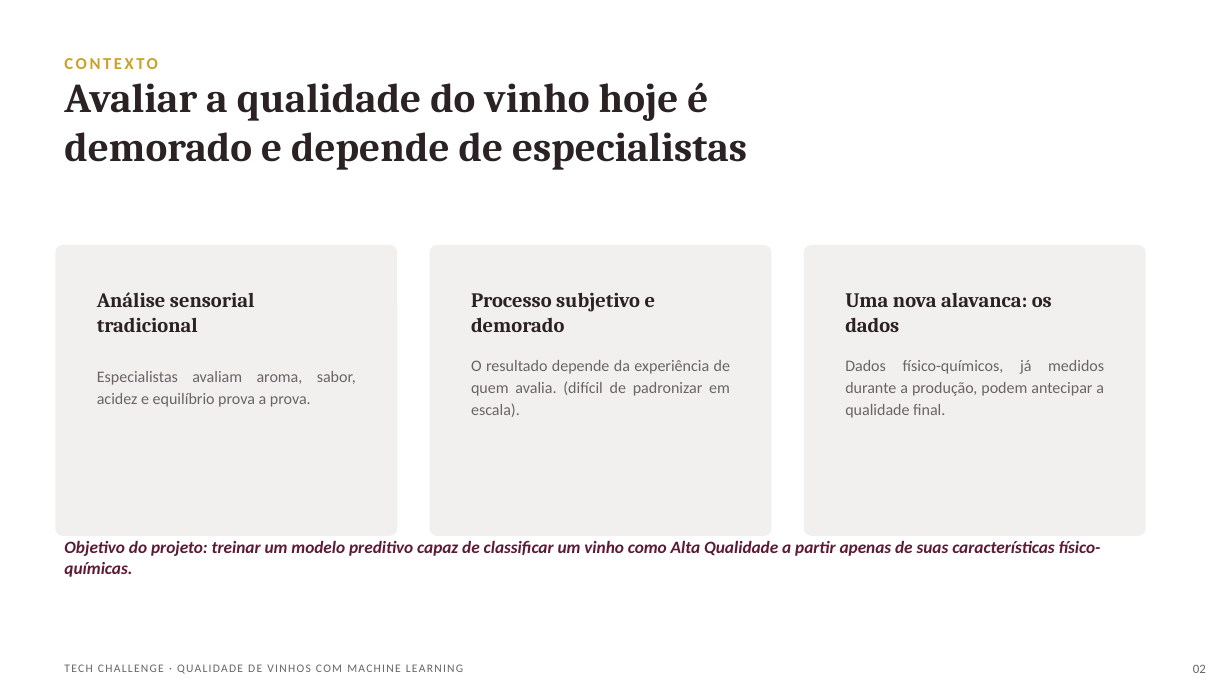
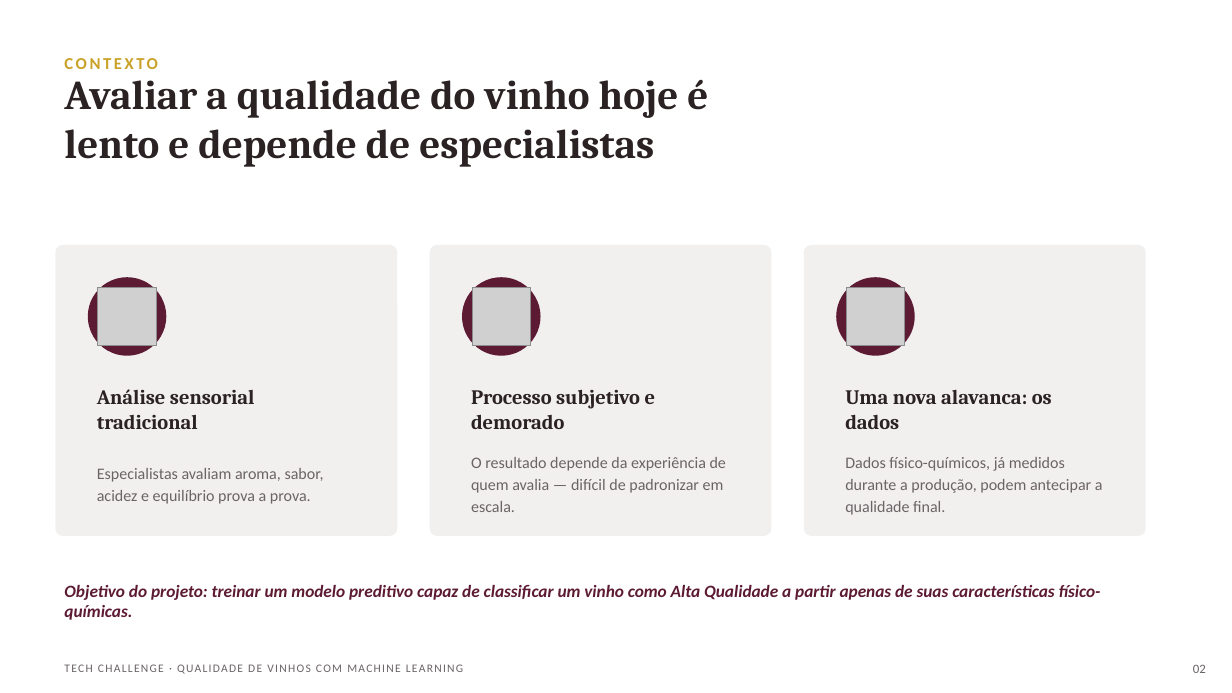
Before and after one commit to lguilherme09/Tech-Challenge-2-FIAP, a slide deck: slide 2 of PPT_Case2_Tech_Challenge.pptx. Drawn at 1232x693 pixels with LibreOffice and Linux fonts; fonts in the diff are those of the drawing; grey boxes stand for pictures. Boxes give left, top, right and bottom in pixels: in the first picture for what was removed or moved away, otherwise in the second. Text is boxed around its words. In the diff, an @@ line names an element or a change of style, - is before the commit and + after.

```diff
--- a/PPT_Case2_Tech_Challenge.pptx
+++ b/PPT_Case2_Tech_Challenge.pptx
@@ text at (64, 129, 654, 167): text changed @@
-demorado e depende de especialistas
+lento e depende de especialistas
@@ ellipse added at (88, 277, 166, 356), fill #5C1A33 @@
@@ picture added at (98, 287, 156, 346) @@
@@ ellipse added at (462, 277, 541, 356), fill #5C1A33 @@
@@ picture added at (472, 287, 531, 346) @@
@@ ellipse added at (836, 277, 915, 356), fill #5C1A33 @@
@@ picture added at (847, 287, 905, 346) @@
@@ 5 texts: place and size @@
-5 texts at (97, 292, 1104, 418)
+5 texts at (97, 389, 1103, 515)
@@ text "Especialistas avaliam aroma, sabor, acidez ..." at (97, 468, 324, 504): alignment justified to left @@
@@ text "Dados físico-químicos, já medidos durante ..." at (845, 457, 1103, 515): alignment justified to left @@
@@ text at (471, 457, 726, 512): text changed @@
-O resultado depende da experiência de quem avalia. (difícil de padronizar em escala).
+O resultado depende da experiência de quem avalia — difícil de padronizar em escala.
@@ text "Objetivo do projeto: treinar um ...": place and size @@
-text "Objetivo do projeto: treinar um ..." at (64, 541, 1101, 577)
+text "Objetivo do projeto: treinar um ..." at (64, 585, 1101, 620)
```
Also in this commit, not shown: 12 other slides changed, 1 slide added, 23 other files.
